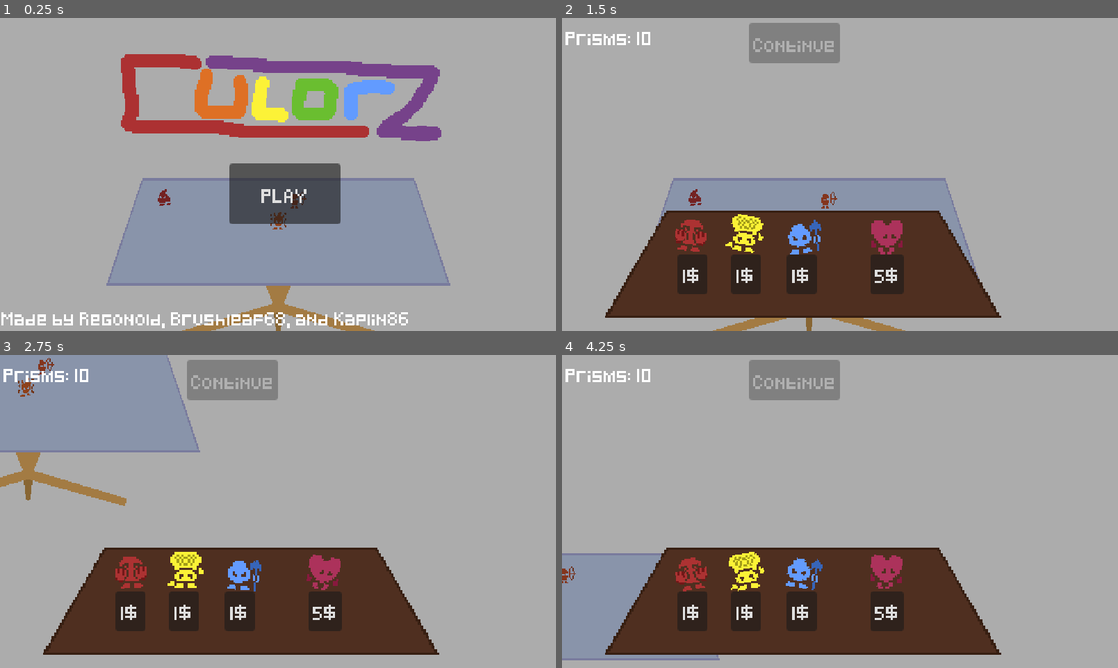
Above: before the commit, frames 1-4 (two rows, left to right).
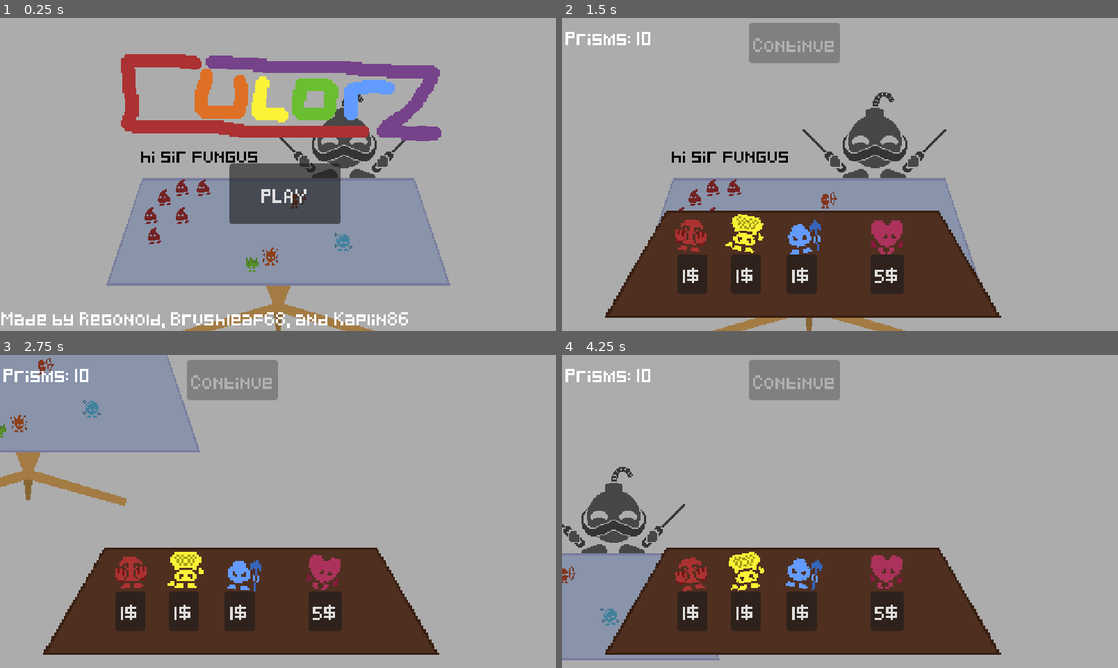
Above: after the commit, the same moments.

Repository: Regonold520/culorz-proj
Game: Godot game, scene res://main_scene.tscn
Two runs of this game, one before a commit and one after it. Both use one fixed random seed, a clock stepped at 60 frames per second and the inputs below.
Inputs (mouse positions are in pixels of both pictures, inside the frame that each line leads up to):
- Up to frame 1 (0.25 s): no input
- Up to frame 2 (1.5 s): click "PLAY" at 0.5 s; move the mouse to (962, 158) at 1.27 s; hold D (Right) from 1.28 s (still down); click (962, 158) at 1.42 s
- Up to frame 3 (2.75 s): move the mouse to (166, 527) at 2.02 s; release D (Right) at 2.03 s; hold S (Down) from 2.03 s (still down)
- Up to frame 4 (4.25 s): move the mouse to (895, 442) at 2.77 s; release S (Down) at 2.78 s; hold D (Right) 2.78-3.53 s; move the mouse to (812, 574) at 3.52 s; hold W (Up) from 3.53 s (still down); click (812, 574) at 3.67 s

The runs differ from the first frame. In frame 1, 2.3% of the frame differs, in the area x 25-73%, y 24-82%; in frame 2, 2.3%; in frame 3, 0.3%; in frame 4, 1.9%.
Error in both runs: Cannot call method 'find_child' on a null value. (res://Scripts/globalactor.gd:22)

Commit message:
Added modifiers + Grass and Fire logic

Diff:
--- a/Culorz/axe.tscn
+++ b/Culorz/axe.tscn
@@ -8,9 +8,12 @@
 
 [node name="Violet" type="CharacterBody2D"]
 script = ExtResource("1_yrfks")
+Maxdamage = 6
 damage = 6
 culor = Color(0.635294, 0.396078, 0.72549, 1)
+Maxspeed = 20
 speed = 20
+Maxhealth = 25
 health = 25
 attackRange = 27
 
--- a/Culorz/bow.tscn
+++ b/Culorz/bow.tscn
@@ -9,6 +9,7 @@
 
 [node name="Vermilion" type="CharacterBody2D"]
 script = ExtResource("1_wyaq1")
+Maxdamage = 6
 damage = 6
 BulletType = ExtResource("2_ielr1")
 culor = Color(0.764706, 0.309804, 0.172549, 1)
--- a/Culorz/bubble.tscn
+++ b/Culorz/bubble.tscn
@@ -11,8 +11,6 @@
 script = ExtResource("1_v6ftn")
 BulletType = ExtResource("2_0kkkt")
 culor = Color(0.380392, 0.74902, 0.913725, 1)
-speed = 30
-health = 10
 attackSpeed = 3.0
 
 [node name="Texture" type="Sprite2D" parent="."]
--- a/Culorz/choco.tscn
+++ b/Culorz/choco.tscn
@@ -8,9 +8,12 @@
 
 [node name="Brown" type="CharacterBody2D"]
 script = ExtResource("1_hpjdw")
+Maxdamage = 20
 damage = 20
 culor = Color(0.560784, 0.337255, 0.231373, 1)
+Maxspeed = 50
 speed = 50
+Maxhealth = 5
 health = 5
 attackRange = 25
 attackSpeed = 5.0
--- a/Culorz/fire.tscn
+++ b/Culorz/fire.tscn
@@ -1,14 +1,18 @@
 [gd_scene load_steps=4 format=3 uid="uid://cnbnlrn068x63"]
 
-[ext_resource type="Script" path="res://Scripts/Support.gd" id="1_oahxi"]
+[ext_resource type="Script" path="res://Scripts/FireLogic.gd" id="1_tsxvm"]
 [ext_resource type="Texture2D" uid="uid://dnqu5vidxvlsi" path="res://Culorz/fire_chr.png" id="2_yd6fm"]
 
 [sub_resource type="RectangleShape2D" id="RectangleShape2D_uqd2g"]
 size = Vector2(8, 11)
 
 [node name="Fire" type="CharacterBody2D"]
-script = ExtResource("1_oahxi")
+script = ExtResource("1_tsxvm")
 culor = Color(0.819608, 0.376471, 0.160784, 1)
+Maxspeed = 20
+speed = 20
+Maxhealth = 30
+health = 30
 
 [node name="Texture" type="Sprite2D" parent="."]
 texture = ExtResource("2_yd6fm")
--- a/Culorz/grass.tscn
+++ b/Culorz/grass.tscn
@@ -1,14 +1,20 @@
 [gd_scene load_steps=4 format=3 uid="uid://ce4nstrl2yq12"]
 
-[ext_resource type="Script" path="res://Scripts/Culor.gd" id="1_h0evx"]
+[ext_resource type="Script" path="res://Scripts/GrassLogic.gd" id="1_plou2"]
 [ext_resource type="Texture2D" uid="uid://c5vmjf7iah5wd" path="res://Culorz/grass_chr.png" id="2_xuc7k"]
 
 [sub_resource type="RectangleShape2D" id="RectangleShape2D_uqd2g"]
 size = Vector2(12, 11)
 
 [node name="Grass" type="CharacterBody2D"]
-script = ExtResource("1_h0evx")
+script = ExtResource("1_plou2")
 culor = Color(0.505882, 0.819608, 0.25098, 1)
+Maxspeed = 20
+speed = 20
+Maxhealth = 30
+health = 30
+attackRange = 50
+attackSpeed = 1.5
 
 [node name="Texture" type="Sprite2D" parent="."]
 texture = ExtResource("2_xuc7k")
--- a/Culorz/hammer.tscn
+++ b/Culorz/hammer.tscn
@@ -8,8 +8,10 @@
 
 [node name="Hammer" type="CharacterBody2D"]
 script = ExtResource("1_knmob")
+Maxdamage = 5
 damage = 5
 culor = Color(0.568627, 0.227451, 0.529412, 1)
+Maxspeed = 30
 speed = 30
 attackRange = 27
 attackSpeed = 1.5
--- a/Culorz/mace.tscn
+++ b/Culorz/mace.tscn
@@ -8,8 +8,10 @@
 
 [node name="Purple" type="CharacterBody2D"]
 script = ExtResource("1_wjtiy")
+Maxdamage = 5
 damage = 5
 culor = Color(0.462745, 0.258824, 0.541176, 1)
+Maxhealth = 15
 health = 15
 attackRange = 30
 attackSpeed = 0.5
--- a/Culorz/mage.tscn
+++ b/Culorz/mage.tscn
@@ -9,10 +9,13 @@
 
 [node name="Ambur" type="CharacterBody2D"]
 script = ExtResource("1_rtniu")
+Maxdamage = 5
 damage = 5
 BulletType = ExtResource("2_ldqoi")
 culor = Color(0.87451, 0.576471, 0.14902, 1)
+Maxspeed = 35
 speed = 35
+Maxhealth = 25
 health = 25
 attackRange = 45
 attackSpeed = 0.9
--- a/Culorz/minigun.tscn
+++ b/Culorz/minigun.tscn
@@ -9,6 +9,7 @@
 
 [node name="Minigun" type="CharacterBody2D"]
 script = ExtResource("1_vjkj4")
+Maxdamage = 1
 damage = 1
 BulletType = ExtResource("2_13kta")
 culor = Color(0.392157, 0.819608, 0.505882, 1)
--- a/Culorz/ninja.tscn
+++ b/Culorz/ninja.tscn
@@ -8,7 +8,9 @@
 
 [node name="Black" type="CharacterBody2D"]
 script = ExtResource("1_igytx")
+Maxdamage = 6
 damage = 6
+Maxspeed = 50
 speed = 50
 attackRange = 25
 attackSpeed = 1.65
--- a/Culorz/nunchucks.tscn
+++ b/Culorz/nunchucks.tscn
@@ -8,8 +8,10 @@
 
 [node name="Chartreuse" type="CharacterBody2D"]
 script = ExtResource("1_jhsdh")
+Maxdamage = 2
 damage = 2
 culor = Color(0.6, 0.898039, 0.313726, 1)
+Maxhealth = 15
 health = 15
 attackRange = 30
 attackSpeed = 1.5
--- a/Culorz/pirate.tscn
+++ b/Culorz/pirate.tscn
@@ -8,9 +8,12 @@
 
 [node name="Orange" type="CharacterBody2D"]
 script = ExtResource("1_x3adh")
+Maxdamage = 2
 damage = 2
 culor = Color(0.87451, 0.443137, 0.14902, 1)
+Maxspeed = 50
 speed = 50
+Maxhealth = 25
 health = 25
 attackRange = 25
 attackSpeed = 1.5
--- a/Culorz/rock.tscn
+++ b/Culorz/rock.tscn
@@ -8,10 +8,9 @@
 
 [node name="Gray" type="CharacterBody2D"]
 script = ExtResource("1_qshbv")
+Maxdamage = 1
 damage = 1
 culor = Color(0.411765, 0.415686, 0.415686, 1)
-speed = 10
-health = 50
 attackRange = 20
 attackSpeed = 0.1
 
--- a/Culorz/scythe.tscn
+++ b/Culorz/scythe.tscn
@@ -9,7 +9,9 @@
 [node name="Scythe" type="CharacterBody2D"]
 script = ExtResource("1_qgcfh")
 culor = Color(0.54902, 0.32549, 0.631373, 1)
+Maxspeed = 30
 speed = 30
+Maxhealth = 25
 health = 25
 attackRange = 25
 attackSpeed = 0.75
--- a/Culorz/sniper.tscn
+++ b/Culorz/sniper.tscn
@@ -9,10 +9,13 @@
 
 [node name="Teal" type="CharacterBody2D"]
 script = ExtResource("1_4ccd3")
+Maxdamage = 8
 damage = 8
 BulletType = ExtResource("2_t3g3i")
 culor = Color(0.372549, 0.894118, 0.827451, 1)
+Maxspeed = 20
 speed = 20
+Maxhealth = 5
 health = 5
 attackRange = 100
 attackSpeed = 0.25
--- a/Culorz/spear.tscn
+++ b/Culorz/spear.tscn
@@ -9,10 +9,13 @@
 
 [node name="Bloo" type="CharacterBody2D"]
 script = ExtResource("1_wy31w")
+Maxdamage = 8
 damage = 8
 BulletType = ExtResource("2_idicb")
 culor = Color(0.388235, 0.607843, 1, 1)
+Maxspeed = 45
 speed = 45
+Maxhealth = 30
 health = 30
 attackSpeed = 0.5
 
--- a/Culorz/sun.tscn
+++ b/Culorz/sun.tscn
@@ -11,8 +11,6 @@
 script = ExtResource("1_g53n1")
 BulletType = ExtResource("2_jr4m0")
 culor = Color(1, 1, 1, 1)
-speed = 35
-health = 15
 attackRange = 70
 attackSpeed = 1.25
 
--- a/Enemies/blob.tscn
+++ b/Enemies/blob.tscn
@@ -6,10 +6,10 @@
 [sub_resource type="RectangleShape2D" id="RectangleShape2D_8l2v8"]
 size = Vector2(12, 15)
 
-[node name="Blob" type="CharacterBody2D"]
+[node name="Blob" type="CharacterBody2D" groups=["Enemies"]]
 script = ExtResource("1_bjjdk")
+damage = 5
 ParticleColor = Color(0.67451, 0.196078, 0.196078, 1)
-damage = 5
 
 [node name="Texture" type="Sprite2D" parent="."]
 texture = ExtResource("1_44wpx")
--- a/Scripts/Culor.gd
+++ b/Scripts/Culor.gd
@@ -6,8 +6,13 @@
 var Timesincestart : float # time since start
 
 @export var culor : Color
+@export var Maxspeed = 40
 @export var speed = 40
+
+@export var Maxhealth = 20
 @export var health = 20
+
+
 @export var attackRange = 60
 @export var attackSpeed = 1.0
 
@@ -22,6 +27,9 @@
 var animoffset = 0
 
 @onready var Animator = AnimationPlayer.new()
+
+func add_modifier(property, multiplier):
+	set(property, get(property) * multiplier)
 
 func _ready():
 	setupculor()
--- a/Scripts/EnemyBase.gd
+++ b/Scripts/EnemyBase.gd
@@ -1,12 +1,18 @@
 extends CharacterBody2D
 class_name BaseEnemy
 
+@export var Maxspeed = 20
 @export var speed = 20
+
+@export var Maxhealth = 20
 @export var health = 20
+
+@export var Maxdamage = 1
+@export var damage = 1
+
 @export var range = 20
 @export var ViewRange = 50
 @export var ParticleColor : Color
-@export var damage = 1
 
 
 @onready var Animator = AnimationPlayer.new()
@@ -16,6 +22,14 @@
 var TargetPosition
 var Targetcutoff
 var deltacount = 0
+
+func add_modifier(property, multiplier, duration):
+	set(property, get("Max" + property) * multiplier)
+
+	var timer = get_tree().create_timer(duration)
+	await timer.timeout
+
+	set(property, get("Max" + property))
 
 func _ready():
 	add_child(Animator)
@@ -44,6 +58,9 @@
 	velocity -= position.direction_to(damager.position) * 10
 	health -= damage
 	if health <= 0:
+		if "ring" in damager:
+			if damager.ring != null:
+				damager.ring.queue_free()
 		damager.TargetEnemy = null
 		die()
 
--- /dev/null
+++ b/Scripts/FireLogic.gd
@@ -0,0 +1,34 @@
+extends SupportCulor
+
+var ring
+
+func animation_hit():
+	if Target != null:
+		var allTargets = get_enemies()
+		print(allTargets)
+		if allTargets:
+			for enemy : BaseEnemy in allTargets:
+				enemy.hit(damage, self)
+				enemy.add_modifier("speed" ,0.25 , 5)
+
+			ring = Sprite2D.new()
+			ring.texture = load("res://ring_slim.svg")
+
+
+			ring.global_position = global_position
+			ring.scale = Vector2(0,0)
+			ring.modulate = culor
+
+			get_tree().current_scene.add_child(ring)
+
+			print("RING",ring)
+
+			var tween = get_tree().create_tween()
+
+			tween.tween_property(ring, "scale", Vector2(attackRange * 0.09488, attackRange * 0.09488), 0.3)
+
+			await tween.finished
+
+			print("FIN",ring)
+
+			ring.queue_free()
--- /dev/null
+++ b/Scripts/GrassLogic.gd
@@ -0,0 +1,33 @@
+extends SupportCulor
+
+var ring
+
+func animation_hit():
+	if Target != null:
+		var allTargets = get_enemies()
+		print(allTargets)
+		if allTargets:
+			for enemy : BaseEnemy in allTargets:
+				enemy.add_modifier("speed" ,0.3 , 2.5)
+
+			ring = Sprite2D.new()
+			ring.texture = load("res://ring_slim.svg")
+
+
+			ring.global_position = global_position
+			ring.scale = Vector2(0,0)
+			ring.modulate = culor
+
+			get_tree().current_scene.add_child(ring)
+
+			print("RING",ring)
+
+			var tween = get_tree().create_tween()
+
+			tween.tween_property(ring, "scale", Vector2(attackRange * 0.09488, attackRange * 0.09488), 0.3)
+
+			await tween.finished
+
+			print("FIN",ring)
+
+			ring.queue_free()
--- a/Scripts/Melee.gd
+++ b/Scripts/Melee.gd
@@ -1,6 +1,7 @@
 extends BaseCulor
 class_name MeleeCulor
 
+@export var Maxdamage = 4
 @export var damage = 4
 
 var targeted = false
--- a/Scripts/Ranged.gd
+++ b/Scripts/Ranged.gd
@@ -1,7 +1,9 @@
 extends BaseCulor
 class_name RangedCulor
 
+@export var Maxdamage = 4
 @export var damage = 4
+
 @export var BulletType : PackedScene
 
 var targeted = false
--- a/Scripts/Support.gd
+++ b/Scripts/Support.gd
@@ -1,8 +1,12 @@
 extends BaseCulor
 class_name SupportCulor
 
+@export var Maxdamage = 4
 @export var damage = 4
+
 @export var friendlyTarget = false
+
+var TargetEnemy
 
 var targeted = false
 var Target = null
@@ -17,7 +21,7 @@
 
 func target(Enemy):
 	move(Enemy.global_position, false) #move towards enemy, dont reset.
-	targetcutoff = attackRange
+	targetcutoff = attackRange / 2
 	Target = Enemy
 
 func _process(delta):
@@ -30,17 +34,15 @@
 				Animator.play("attack_melee")
 
 func animation_hit():
-	if Target != null:
-		pass
+	pass
 
 func get_enemies():
 	var distance = 999
-	var distanceholder = null
+	var distanceholder = []
 	for Culor in get_tree().get_nodes_in_group("Enemies"):
 		if position.distance_to(Culor.position) <= attackRange:
-			if distance >= position.distance_to(Culor.position):
-				distance = position.distance_to(Culor.position)
-				distanceholder = Culor
+			distanceholder.append(Culor)
+			distance = 0
 	if distance == 999:
 		return false
 	else:
@@ -48,12 +50,10 @@
 
 func get_culorz():
 	var distance = 999
-	var distanceholder = null
+	var distanceholder = []
 	for Culor in get_tree().get_nodes_in_group("Culorz"):
 		if position.distance_to(Culor.position) <= attackRange:
-			if distance >= position.distance_to(Culor.position):
-				distance = position.distance_to(Culor.position)
-				distanceholder = Culor
+			distanceholder.append(Culor)
 	if distance == 999:
 		return false
 	else:
--- a/main_scene.tscn
+++ b/main_scene.tscn
@@ -6,7 +6,10 @@
 [ext_resource type="PackedScene" uid="uid://cafrjnpwcqr3" path="res://Culorz/bow.tscn" id="4_2hnsr"]
 [ext_resource type="PackedScene" uid="uid://bqpqpebrkg20e" path="res://MainMenuUI.tscn" id="4_pywfv"]
 [ext_resource type="PackedScene" uid="uid://cj1q1gtlwteso" path="res://Enemies/blob.tscn" id="5_iwdsn"]
+[ext_resource type="PackedScene" uid="uid://ce4nstrl2yq12" path="res://Culorz/grass.tscn" id="5_tehx1"]
 [ext_resource type="Script" path="res://wave_manager.gd" id="6_a7uf1"]
+[ext_resource type="PackedScene" uid="uid://3ox2fytgb40y" path="res://Culorz/bubble.tscn" id="6_rigvm"]
+[ext_resource type="Texture2D" uid="uid://dsiqiagsj4ghb" path="res://Bosses/la’bombuss_boss.png" id="11_faxyv"]
 [ext_resource type="Script" path="res://Scripts/culors_manager.gd" id="19_6oaph"]
 
 [sub_resource type="CircleShape2D" id="CircleShape2D_kmv3g"]
@@ -32,16 +35,39 @@
 
 [node name="Culors" type="Node2D" parent="."]
 
-[node name="Fire" parent="Culors" instance=ExtResource("3_56qd1")]
-position = Vector2(0, 41)
-
 [node name="Vermilion" parent="Culors" instance=ExtResource("4_2hnsr")]
 position = Vector2(18, 22)
+damage = 4
+
+[node name="Fire" parent="Culors" instance=ExtResource("3_56qd1")]
+position = Vector2(-7, 73)
+attackRange = 80
+
+[node name="Grass" parent="Culors" instance=ExtResource("5_tehx1")]
+position = Vector2(-23, 79)
+
+[node name="Bubble" parent="Culors" instance=ExtResource("6_rigvm")]
+position = Vector2(58, 60)
 
 [node name="Threats" type="Node2D" parent="."]
 
 [node name="Blob" parent="Threats" instance=ExtResource("5_iwdsn")]
 position = Vector2(-102, 20)
+
+[node name="Blob2" parent="Threats" instance=ExtResource("5_iwdsn")]
+position = Vector2(-86, 11)
+
+[node name="Blob3" parent="Threats" instance=ExtResource("5_iwdsn")]
+position = Vector2(-114, 36)
+
+[node name="Blob4" parent="Threats" instance=ExtResource("5_iwdsn")]
+position = Vector2(-67, 11)
+
+[node name="Blob5" parent="Threats" instance=ExtResource("5_iwdsn")]
+position = Vector2(-111, 54)
+
+[node name="Blob6" parent="Threats" instance=ExtResource("5_iwdsn")]
+position = Vector2(-86, 36)
 
 [node name="CulorsManager" type="Node2D" parent="."]
 script = ExtResource("19_6oaph")
@@ -104,4 +130,16 @@
 [node name="WaveManager" type="Node" parent="."]
 script = ExtResource("6_a7uf1")
 
+[node name="La’bombussBoss" type="Sprite2D" parent="."]
+position = Vector2(67, -45)
+texture = ExtResource("11_faxyv")
+
+[node name="Label" type="Label" parent="."]
+offset_left = -123.0
+offset_top = -33.0
+offset_right = -17.0
+offset_bottom = -5.0
+theme_override_colors/font_color = Color(0, 0, 0, 1)
+text = "hi sir fungus"
+
 [connection signal="timeout" from="CulorsManager/RallyCooldown" to="CulorsManager" method="allowrally"]
--- a/project.godot
+++ b/project.godot
@@ -35,6 +35,7 @@
 
 Selected_Culor=""
 Culorz=""
+Enemies=""
 
 [gui]
 
--- /dev/null
+++ b/ring_slim.svg
@@ -0,0 +1 @@
+<svg version="1.1" xmlns="http://www.w3.org/2000/svg" xmlns:xlink="http://www.w3.org/1999/xlink" width="18.6851" height="18.6851" viewBox="0,0,18.6851,18.6851"><g transform="translate(-230.65745,-170.65745)"><g fill="none" stroke="#ffffff" stroke-width="0.5" stroke-miterlimit="10"><path d="M230.90745,180c0,-5.02168 4.07087,-9.09255 9.09255,-9.09255c5.02168,0 9.09255,4.07087 9.09255,9.09255c0,5.02168 -4.07087,9.09255 -9.09255,9.09255c-5.02168,0 -9.09255,-4.07087 -9.09255,-9.09255z"/></g></g></svg><!--rotationCenter:9.3425502277328:9.3425502277328-->
Not shown: 1 places in main_scene.tscn that only renumber resources
Not shown, added: ring_slim.svg.import
